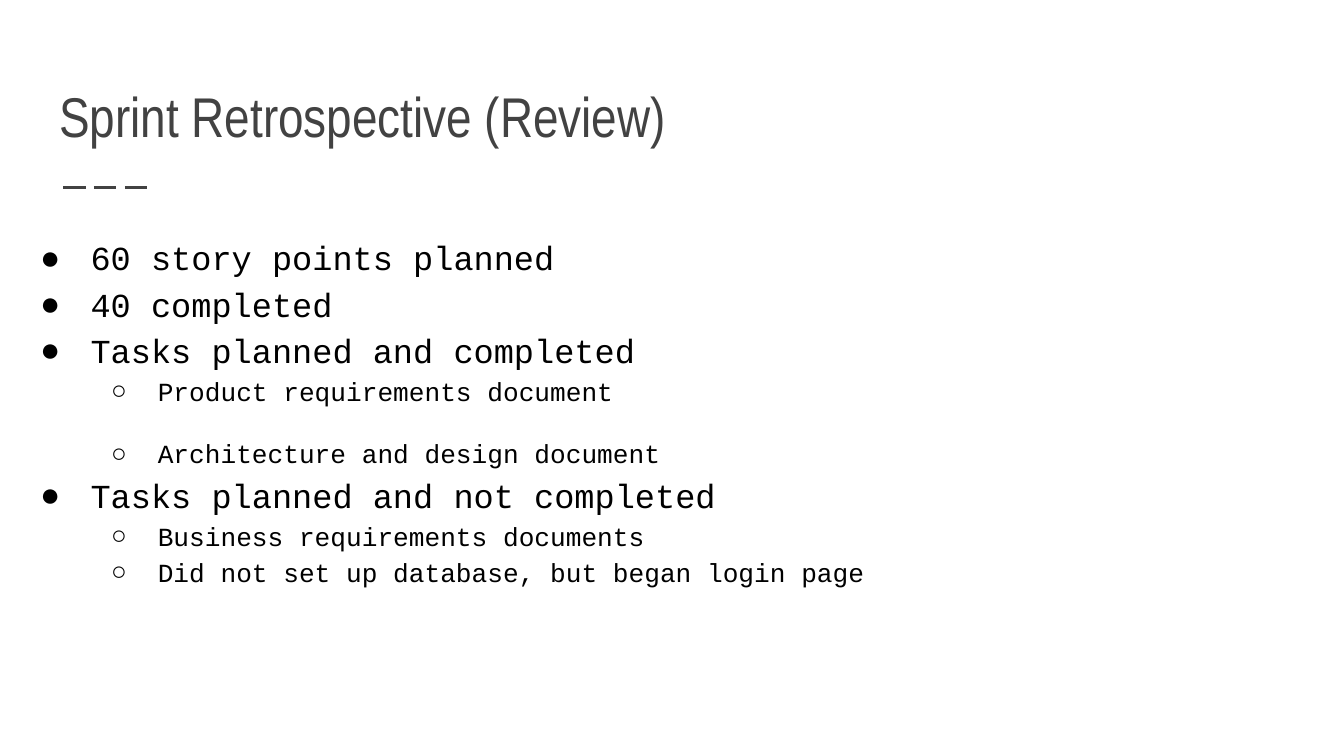
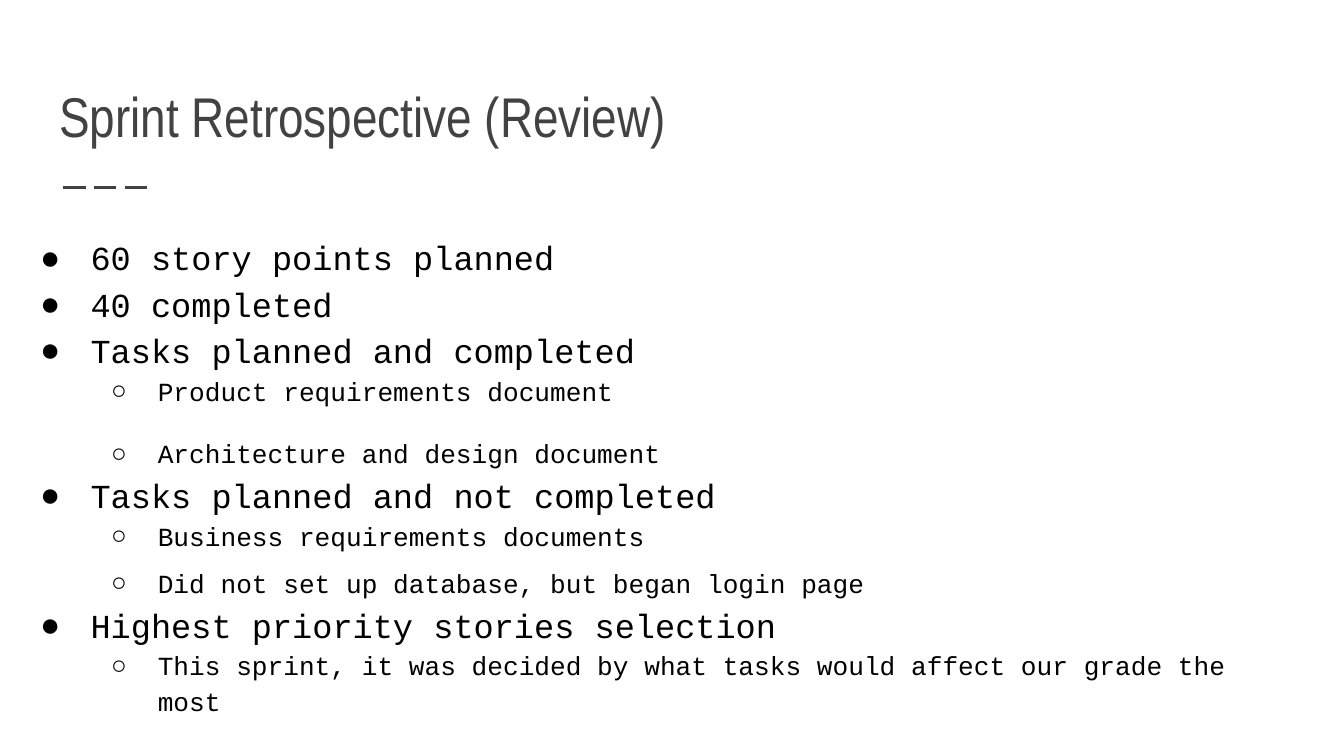
Before and after one commit to 491Project/491Project, a slide deck: slide 24 of Presentation Slides/Sprint 1 Presentation.pptx (slide 15 before the commit). Drawn at 1344x756 pixels with LibreOffice and Linux fonts; fonts in the diff are those of the drawing. Boxes give left, top, right and bottom in pixels: in the first picture for what was removed or moved away, otherwise in the second. Text is boxed around its words. In the diff, an @@ line names an element or a change of style, - is before the commit and + after.

```diff
--- a/Presentation Slides/Sprint 1 Presentation.pptx
+++ b/Presentation Slides/Sprint 1 Presentation.pptx
@@ text at bbox=[158, 575, 864, 599]: line spacing 1.15 to 1.5 @@
@@ text at bbox=[91, 613, 1225, 712]: paragraphs added @@
+● Highest priority stories selection
+  ○ This sprint, it was decided by what tasks would affect our grade the most
```
Also in this commit, not shown: 2 other slides changed, 9 slides added, 1 slide removed, 1 other file.
